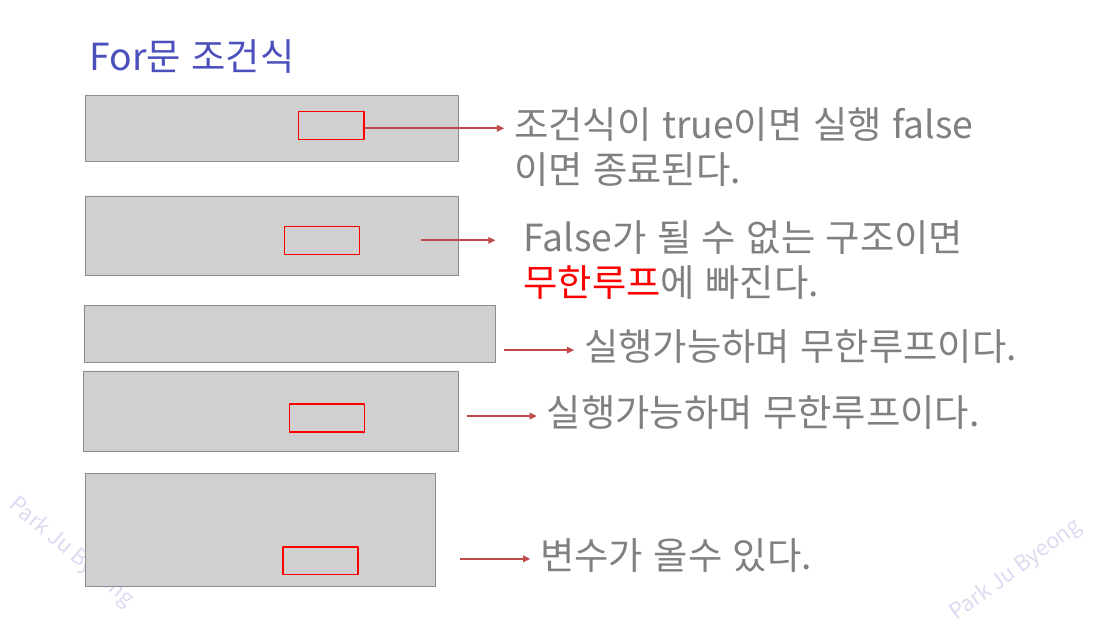
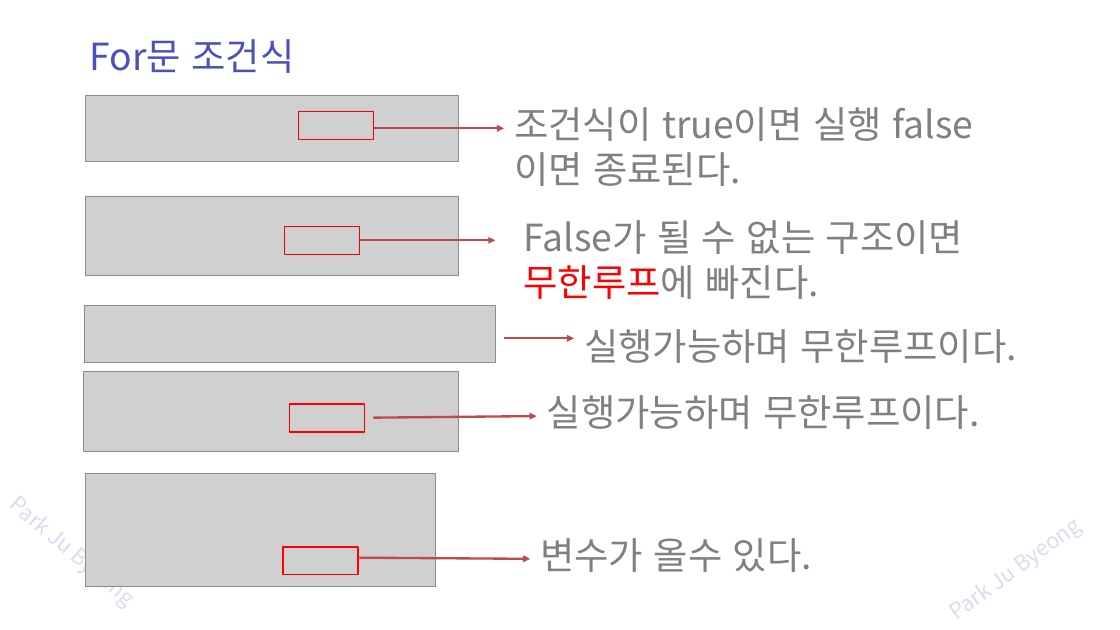
Before and after one commit to zest132/JavaLecture, a slide deck: slide 16 of JavaLecture/LectureFile/java 4강 반복문.pptx (slide 13 before the commit). Drawn at 1120x630 pixels with LibreOffice and Linux fonts; fonts in the diff are those of the drawing; grey boxes stand for pictures. Boxes give left, top, right and bottom in pixels: in the first picture for what was removed or moved away, otherwise in the second. Text is boxed around its words. In the diff, an @@ line names an element or a change of style, - is before the commit and + after.

```diff
--- a/JavaLecture/LectureFile/java 4강 반복문.pptx
+++ b/JavaLecture/LectureFile/java 4강 반복문.pptx
@@ rectangle resized from (x1=298, y1=111, x2=364, y2=139) to (x1=298, y1=111, x2=373, y2=139) @@
@@ arrow moved from (364, 128) - (504, 128) to (374, 128) - (504, 128) @@
@@ arrow moved from (421, 240) - (496, 240) to (360, 240) - (496, 240) @@
@@ arrow moved from (504, 350) - (574, 350) to (504, 338) - (574, 338) @@
@@ arrow moved from (466, 416) - (536, 416) to (374, 418) - (536, 416) @@
@@ arrow moved from (460, 559) - (530, 559) to (360, 558) - (530, 559) @@
```
Also in this commit, not shown: 26 other slides changed, 21 slides added, 2 slides removed, 4 other files.
